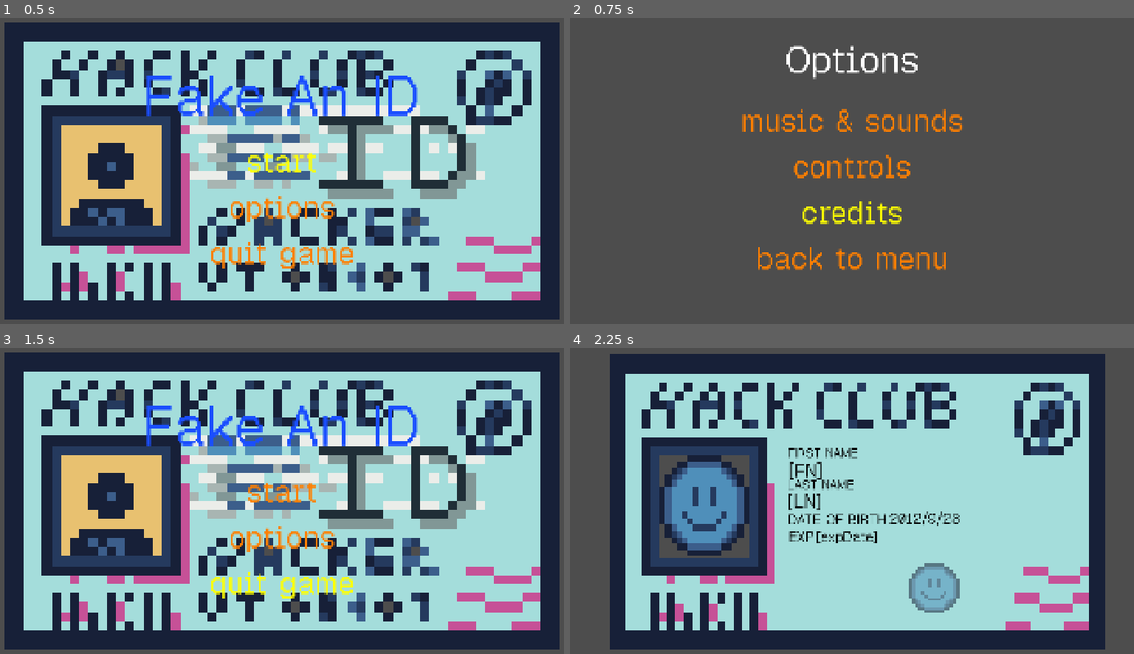
Above: before the commit, frames 1-4 (two rows, left to right).
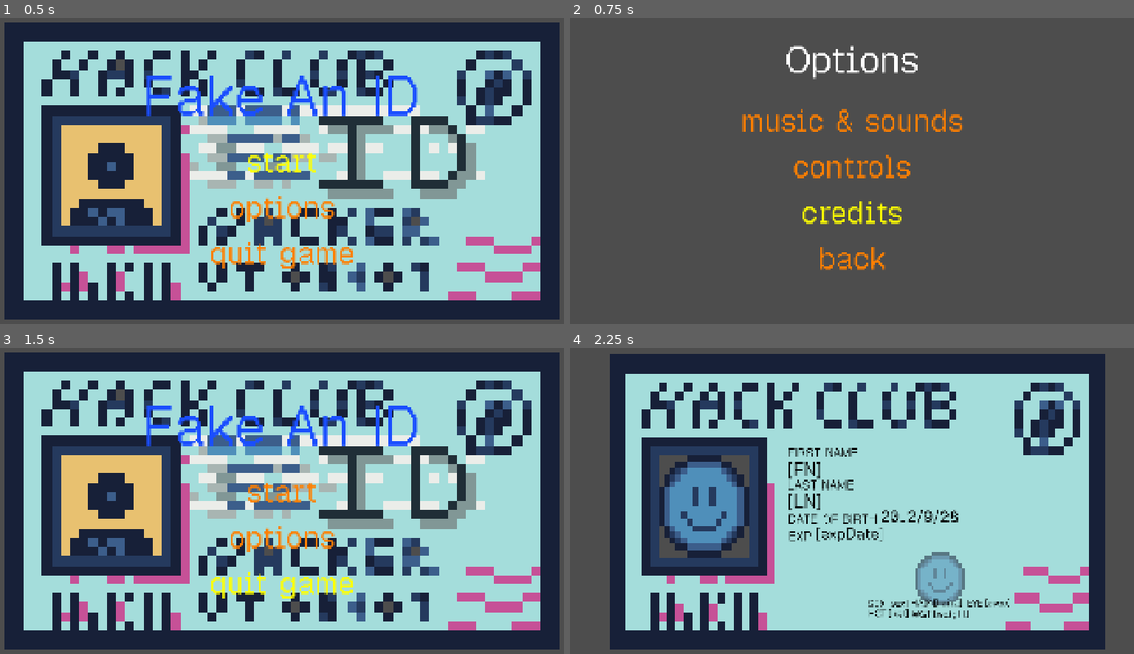
Above: after the commit, the same moments.

Repository: itstntcraft123/fake-an-id
Game: Godot game, scene res://scenes/main_menu.tscn
The game is run twice, just before and just after one commit, with the same random seed, the same clock (stepped at 60 frames per second) and the same inputs.
Inputs:
- Up to frame 1 (0.5 s): no input
- Up to frame 2 (0.75 s): click "[color=#ffffff00]> [/color]op…" at 0.5 s
- Up to frame 3 (1.5 s): click "[color=#ffffff00]> [/color]ba…" at 1.25 s
- Up to frame 4 (2.25 s): click "[color=#ffffff00]> [/color]st…" at 2 s

Frame 1 is identical in both runs. In frame 2, 1.0% of the frame differs, in the area x 33-67%, y 74-83%; in frame 3, nothing differs; in frame 4, 3.3%, in the area x 15-78%, y 32-89%.

Commit message:
tweaked the id positioning and some text

Diff:
--- a/scenes/game.tscn
+++ b/scenes/game.tscn
@@ -31,28 +31,28 @@
 [node name="IDImage" type="TextureRect" parent="UI/Control" unique_id=530004295]
 texture_filter = 1
 layout_mode = 0
-offset_left = 335.0
-offset_top = 391.0
+offset_left = 332.0
+offset_top = 392.0
 offset_right = 625.0
-offset_bottom = 720.0
+offset_bottom = 721.0
 texture = ExtResource("5_iywne")
 
 [node name="FirstNameLabel" type="Label" parent="UI/Control" unique_id=1600423695]
 layout_mode = 0
 offset_left = 751.0
-offset_top = 358.0
+offset_top = 357.0
 offset_right = 979.0
-offset_bottom = 411.0
+offset_bottom = 410.0
 theme_override_colors/font_color = Color(0, 0, 0, 1)
 theme_override_font_sizes/font_size = 40
 text = "FIRST NAME"
 
 [node name="FirstName" type="Label" parent="UI/Control/FirstNameLabel" unique_id=1994380922]
 layout_mode = 0
-offset_left = 1.0
-offset_top = 44.0
-offset_right = 804.0
-offset_bottom = 123.0
+offset_left = -3.0
+offset_top = 42.0
+offset_right = 800.0
+offset_bottom = 121.0
 theme_override_colors/font_color = Color(0, 0, 0, 1)
 theme_override_font_sizes/font_size = 60
 text = "[FN]"
@@ -60,9 +60,9 @@
 [node name="LastNameLabel" type="Label" parent="UI/Control" unique_id=764388481]
 layout_mode = 0
 offset_left = 750.0
-offset_top = 461.0
+offset_top = 462.0
 offset_right = 1092.0
-offset_bottom = 514.0
+offset_bottom = 515.0
 theme_override_colors/font_color = Color(0, 0, 0, 1)
 theme_override_font_sizes/font_size = 40
 text = "LAST NAME"
@@ -70,9 +70,9 @@
 [node name="LastNAME" type="Label" parent="UI/Control/LastNameLabel" unique_id=2000823908]
 layout_mode = 0
 offset_left = -2.0
-offset_top = 41.0
+offset_top = 40.0
 offset_right = 801.0
-offset_bottom = 120.0
+offset_bottom = 119.0
 theme_override_colors/font_color = Color(0, 0, 0, 1)
 theme_override_font_sizes/font_size = 60
 text = "[LN]"
@@ -80,48 +80,149 @@
 [node name="DoBLabel" type="Label" parent="UI/Control" unique_id=319141769]
 layout_mode = 0
 offset_left = 752.0
-offset_top = 570.0
+offset_top = 572.0
 offset_right = 1188.0
-offset_bottom = 623.0
-theme_override_colors/font_color = Color(0, 0, 0, 1)
-theme_override_font_sizes/font_size = 44
+offset_bottom = 625.0
+theme_override_colors/font_color = Color(0, 0, 0, 1)
+theme_override_font_sizes/font_size = 40
 text = "DATE OF BIRTH"
 
 [node name="DoB" type="Label" parent="UI/Control/DoBLabel" unique_id=2052988321]
 layout_mode = 0
-offset_left = 329.0
-offset_top = -3.0
-offset_right = 824.0
-offset_bottom = 76.0
-theme_override_colors/font_color = Color(0, 0, 0, 1)
-theme_override_font_sizes/font_size = 45
+offset_left = 300.0
+offset_top = -14.0
+offset_right = 795.0
+offset_bottom = 65.0
+theme_override_colors/font_color = Color(0, 0, 0, 1)
+theme_override_font_sizes/font_size = 50
 text = "[DoB]"
 
 [node name="ExpireDateLabel" type="Label" parent="UI/Control" unique_id=1213400034]
 layout_mode = 0
 offset_left = 754.0
-offset_top = 626.0
+offset_top = 628.0
 offset_right = 875.0
-offset_bottom = 696.0
-theme_override_colors/font_color = Color(0, 0, 0, 1)
-theme_override_font_sizes/font_size = 45
+offset_bottom = 698.0
+theme_override_colors/font_color = Color(0, 0, 0, 1)
+theme_override_font_sizes/font_size = 40
 text = "EXP"
 
 [node name="EXPDate" type="Label" parent="UI/Control/ExpireDateLabel" unique_id=643385181]
 layout_mode = 0
-offset_left = 90.0
-offset_right = 308.0
-offset_bottom = 79.0
-theme_override_colors/font_color = Color(0, 0, 0, 1)
-theme_override_font_sizes/font_size = 45
+offset_left = 88.0
+offset_top = -15.0
+offset_right = 310.0
+offset_bottom = 64.0
+theme_override_colors/font_color = Color(0, 0, 0, 1)
+theme_override_font_sizes/font_size = 50
 text = "[expDate]"
 
 [node name="Image2" type="TextureRect" parent="UI/Control" unique_id=1414128172]
 self_modulate = Color(1, 1, 1, 0.5372549)
 texture_filter = 1
 layout_mode = 0
-offset_left = 1145.0
-offset_top = 743.0
-offset_right = 1308.0
-offset_bottom = 904.0
+offset_left = 1165.0
+offset_top = 706.0
+offset_right = 1328.0
+offset_bottom = 881.0
 texture = ExtResource("5_iywne")
+
+[node name="SexLabel" type="Label" parent="UI/Control" unique_id=1940188850]
+layout_mode = 0
+offset_left = 1012.0
+offset_top = 853.0
+offset_right = 1089.0
+offset_bottom = 893.0
+theme_override_colors/font_color = Color(0, 0, 0, 1)
+theme_override_font_sizes/font_size = 30
+text = "SEX"
+
+[node name="Sex" type="Label" parent="UI/Control/SexLabel" unique_id=1747402248]
+layout_mode = 0
+offset_left = 65.0
+offset_top = -1.0
+offset_right = 131.0
+offset_bottom = 41.0
+theme_override_colors/font_color = Color(0, 0, 0, 1)
+theme_override_font_sizes/font_size = 30
+text = "[sex]"
+
+[node name="HeightLabel" type="Label" parent="UI/Control" unique_id=23549392]
+layout_mode = 0
+offset_left = 1013.0
+offset_top = 885.0
+offset_right = 1090.0
+offset_bottom = 925.0
+theme_override_colors/font_color = Color(0, 0, 0, 1)
+theme_override_font_sizes/font_size = 30
+text = "HGT"
+
+[node name="Sex" type="Label" parent="UI/Control/HeightLabel" unique_id=968089444]
+layout_mode = 0
+offset_left = 65.0
+offset_top = -1.0
+offset_right = 131.0
+offset_bottom = 41.0
+theme_override_colors/font_color = Color(0, 0, 0, 1)
+theme_override_font_sizes/font_size = 30
+text = "[hgt]"
+
+[node name="HairLabel" type="Label" parent="UI/Control" unique_id=616471486]
+layout_mode = 0
+offset_left = 1152.0
+offset_top = 851.0
+offset_right = 1229.0
+offset_bottom = 891.0
+theme_override_colors/font_color = Color(0, 0, 0, 1)
+theme_override_font_sizes/font_size = 30
+text = "HAIR"
+
+[node name="HairColor" type="Label" parent="UI/Control/HairLabel" unique_id=447074001]
+layout_mode = 0
+offset_left = 72.0
+offset_top = -1.0
+offset_right = 167.0
+offset_bottom = 41.0
+theme_override_colors/font_color = Color(0, 0, 0, 1)
+theme_override_font_sizes/font_size = 30
+text = "[hairc]"
+
+[node name="WeightLabel" type="Label" parent="UI/Control" unique_id=1668930202]
+layout_mode = 0
+offset_left = 1153.0
+offset_top = 887.0
+offset_right = 1230.0
+offset_bottom = 927.0
+theme_override_colors/font_color = Color(0, 0, 0, 1)
+theme_override_font_sizes/font_size = 30
+text = "WGT"
+
+[node name="Weight" type="Label" parent="UI/Control/WeightLabel" unique_id=1700281475]
+layout_mode = 0
+offset_left = 71.0
+offset_top = -1.0
+offset_right = 166.0
+offset_bottom = 41.0
+theme_override_colors/font_color = Color(0, 0, 0, 1)
+theme_override_font_sizes/font_size = 30
+text = "[weight]"
+
+[node name="EyeLabel" type="Label" parent="UI/Control" unique_id=659478503]
+layout_mode = 0
+offset_left = 1334.0
+offset_top = 852.0
+offset_right = 1411.0
+offset_bottom = 892.0
+theme_override_colors/font_color = Color(0, 0, 0, 1)
+theme_override_font_sizes/font_size = 30
+text = "EYE"
+
+[node name="EyeColor" type="Label" parent="UI/Control/EyeLabel" unique_id=691298928]
+layout_mode = 0
+offset_left = 57.0
+offset_top = -2.0
+offset_right = 152.0
+offset_bottom = 40.0
+theme_override_colors/font_color = Color(0, 0, 0, 1)
+theme_override_font_sizes/font_size = 30
+text = "[eyec]"
--- a/scenes/options.tscn
+++ b/scenes/options.tscn
@@ -50,6 +50,6 @@
 
 [node name="Back" type="Button" parent="MarginContainer/VBoxContainer/SelectMenu" unique_id=300295775]
 layout_mode = 2
-text = "back to menu"
+text = "back"
 
 [connection signal="selected" from="MarginContainer/VBoxContainer/SelectMenu" to="." method="_on_select_menu_selected"]
